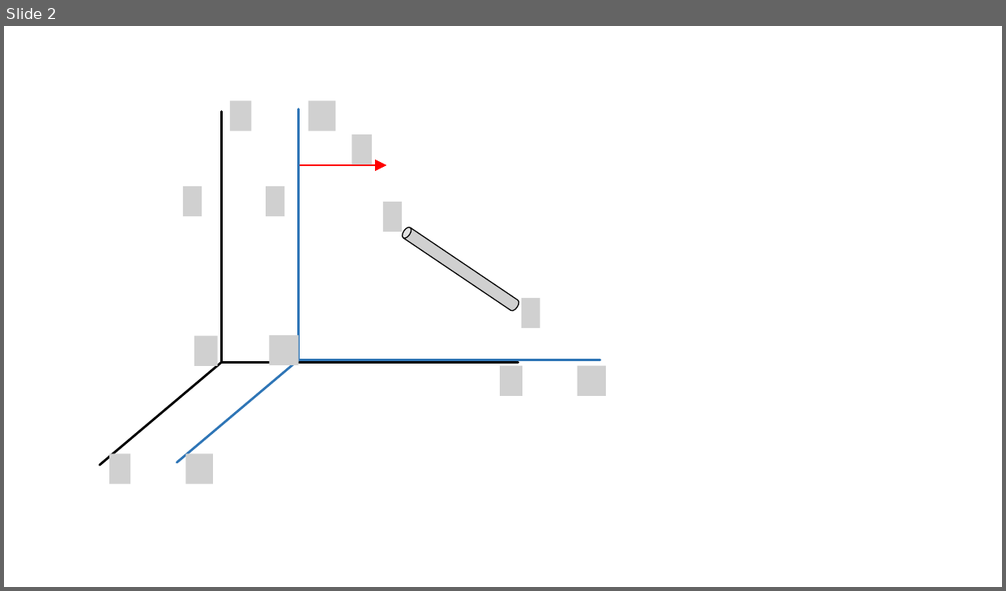
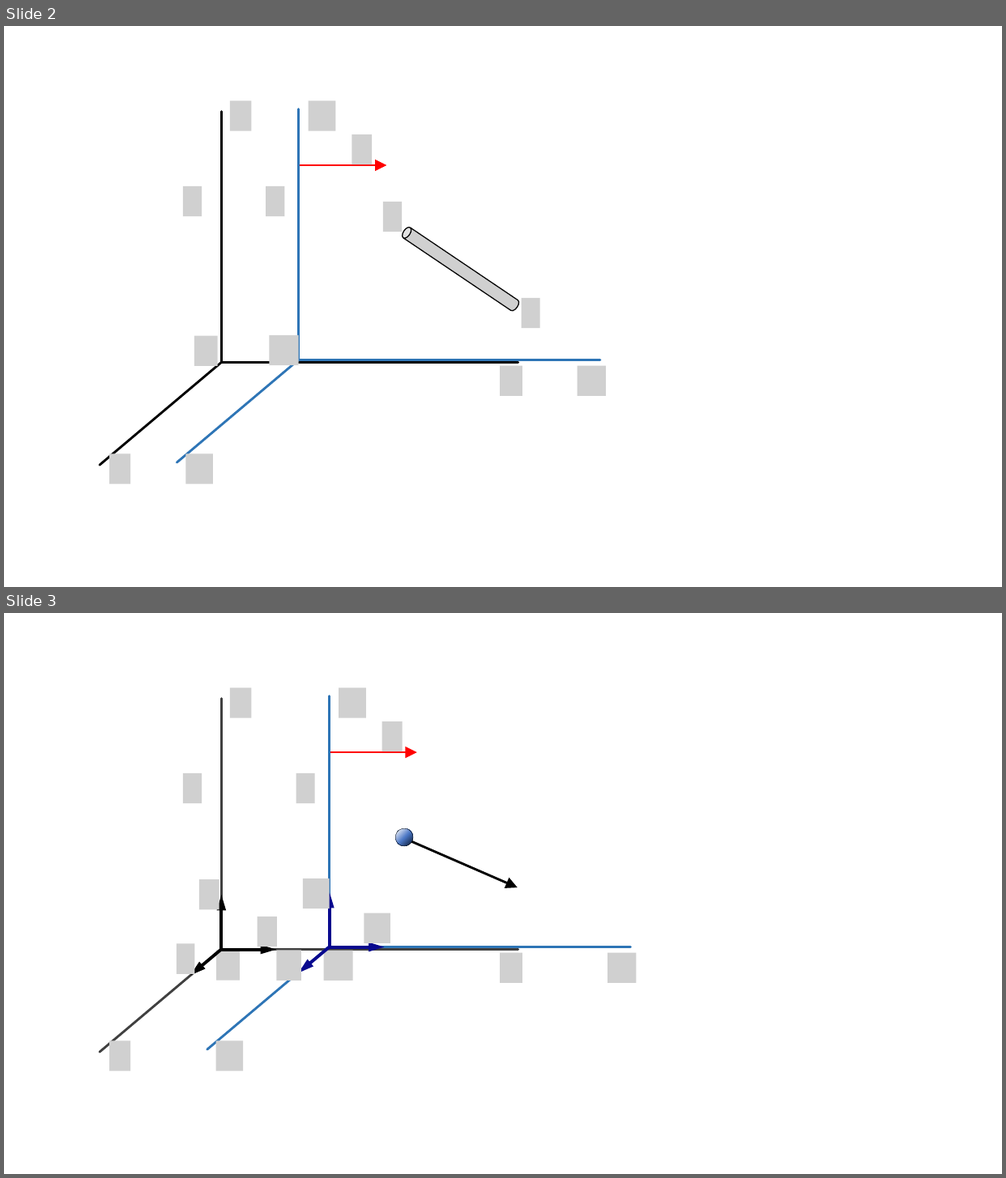
Before and after one commit to pararover/PHY01MJMN01R04_Mechanics, a slide deck: U1-Frames-of-Reference/figures/all-figs.pptx. Shown one above the other, each under a label of ours: slide 2 before the commit, slides 2 and 3 after it. The pictures are 1006x591 and 1006x1178 pixels, drawn with LibreOffice and Linux fonts; fonts in the diff are those of the drawing; grey boxes stand for pictures. Boxes give left, top, right and bottom in pixels: in the first picture for what was removed or moved away, otherwise in the second. Text is boxed around its words. In the diff, an @@ line names an element or a change of style, - is before the commit and + after.

```diff
--- a/U1-Frames-of-Reference/figures/all-figs.pptx
+++ b/U1-Frames-of-Reference/figures/all-figs.pptx
@@ slide 3 added at (4, 613, 1002, 1174), background #FFFFFF @@
@@ group added at (100, 688, 522, 1071): 5 pictures, 3 lines @@
@@ group added at (206, 688, 637, 1071): 6 pictures, 3 lines, 1 arrow @@
@@ ellipse added at (394, 827, 415, 849), fill gradient #FFFFFF to #4D79C7 to #1D345D, outline #000000 0.25 pt @@
@@ arrow added from (412, 842) to (518, 888), #000000 2.25 pt @@
@@ picture added at (199, 879, 219, 909) @@
@@ picture added at (303, 879, 330, 909) @@
@@ arrow added from (221, 950) to (221, 895), #000000 3 pt @@
@@ arrow added from (330, 947) to (330, 892), #08088E 3 pt @@
@@ picture added at (257, 917, 276, 947) @@
@@ picture added at (364, 914, 390, 943) @@
@@ picture added at (177, 944, 195, 973) @@
@@ arrow added from (221, 950) to (190, 975), #000000 3 pt @@
@@ arrow added from (222, 950) to (276, 950), #000000 3 pt @@
@@ picture added at (276, 951, 301, 981) @@
@@ arrow added from (330, 947) to (298, 973), #08088E 3 pt @@
@@ arrow added from (330, 948) to (385, 948), #08088E 3 pt @@
```
Also in this commit, not shown: 3 other files.
